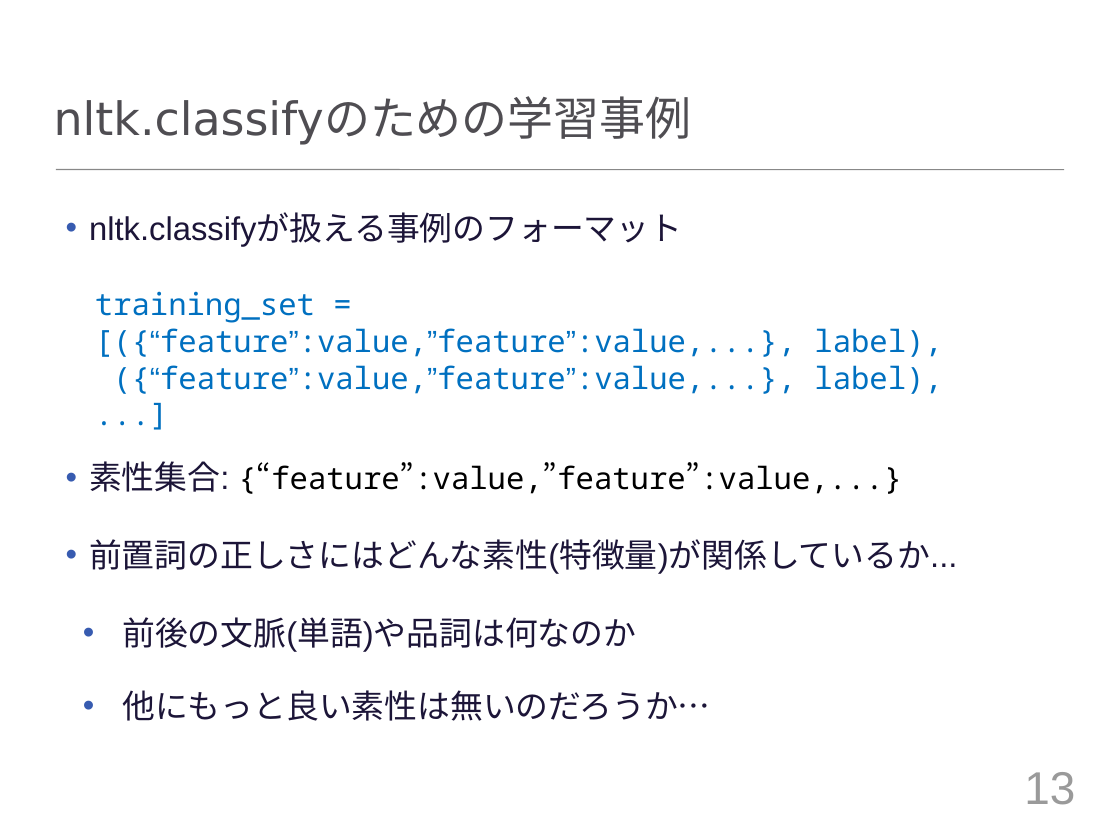
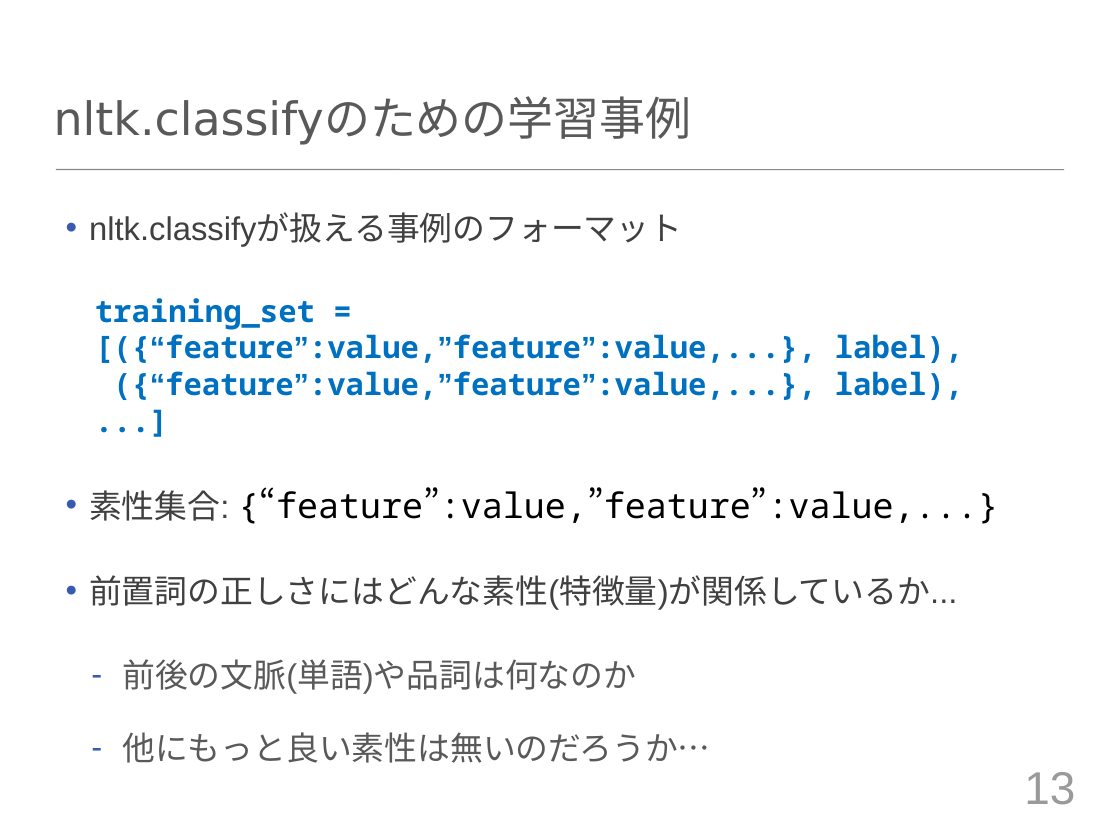
Before and after one commit to tuxedocat/ss2012, a slide deck: slide 13 of ss2012_slide.pptx. Drawn at 1120x840 pixels with LibreOffice and Linux fonts; fonts in the diff are those of the drawing. Boxes give left, top, right and bottom in pixels: in the first picture for what was removed or moved away, otherwise in the second. Text is boxed around its words. In the diff, an @@ line names an element or a change of style, - is before the commit and + after.

```diff
--- a/ss2012_slide.pptx
+++ b/ss2012_slide.pptx
@@ text "nltk.classifyが扱える事例のフォーマット" at <box>89,213,998,763</box>: text colour #1C1538 to #404040 in "nltk.classifyが扱える事例のフォーマット", "素性集合:", "前置詞の正しさにはどんな素性(特徴量)が関係しているか..."; bold on in "training_set = [({“feature”:value,”feature”:value,...}, labe ..."; size 28 to 32 pt in "{“feature”:value,”feature”:value,...}"; text colour #1C1538 to #595959 in "前後の文脈(単語)や品詞は何なのか", "他にもっと良い素性は無いのだろうか…"; more space between paragraphs; bullet • to - @@
```
Also in this commit, not shown: 18 other slides changed, 1 slide added.
